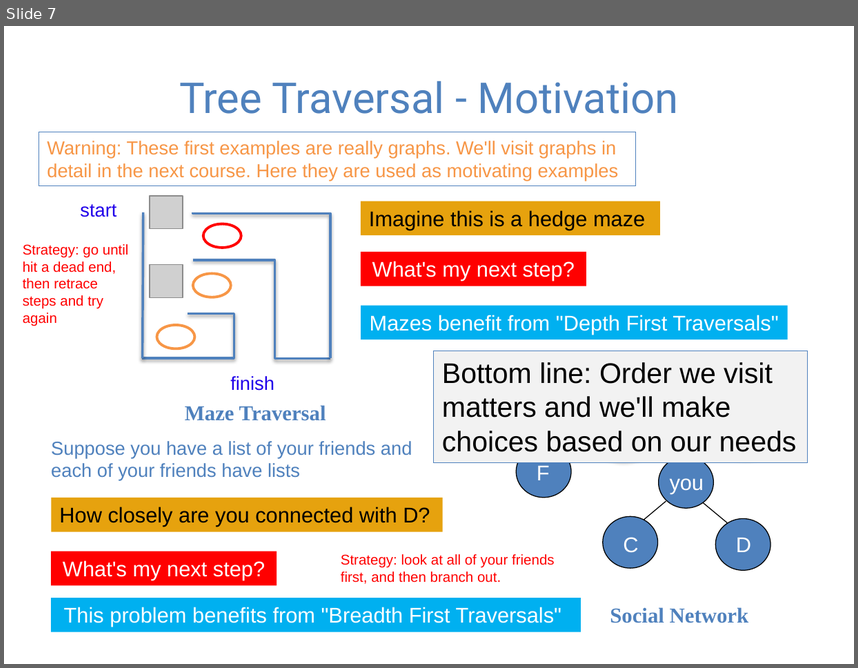
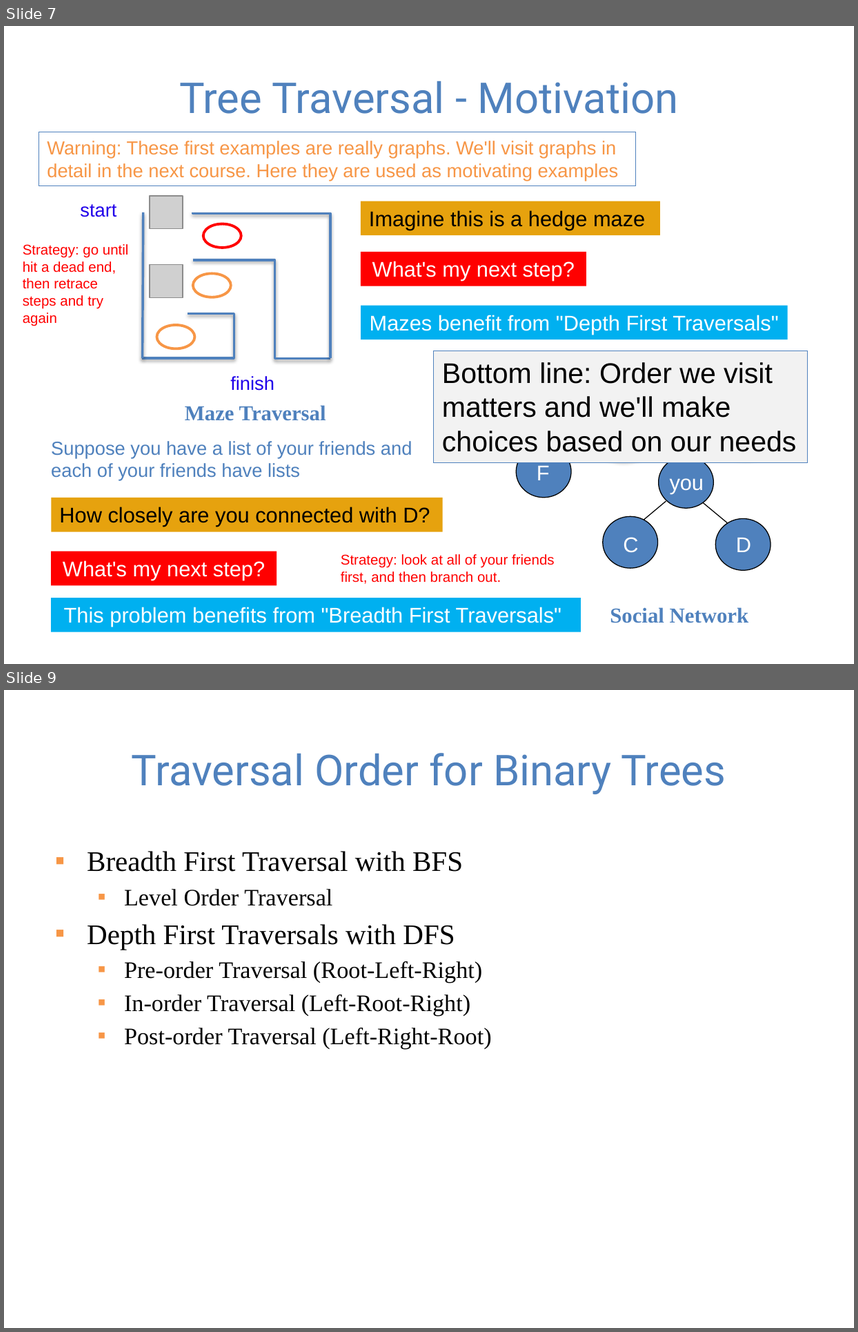
Before and after one commit to guhofstra/CSC111Fa25, a slide deck: PPTs/Lecture 8-binary search tree and trie.pptx. Shown one above the other, each under a label of ours: slide 7 before the commit, slides 7 and 9 after it; the slides between them are not shown. The pictures are 858x668 and 858x1332 pixels, drawn with LibreOffice and Linux fonts; fonts in the diff are those of the drawing; grey boxes stand for pictures. Boxes give left, top, right and bottom in pixels: in the first picture for what was removed or moved away, otherwise in the second. Text is boxed around its words. In the diff, an @@ line names an element or a change of style, - is before the commit and + after.

```diff
--- a/PPTs/Lecture 8-binary search tree and trie.pptx
+++ b/PPTs/Lecture 8-binary search tree and trie.pptx
@@ slide 9 added at (x1=4, y1=690, x2=854, y2=1328), background #FFFFFF @@
@@ title added at (x1=132, y1=753, x2=726, y2=794), 36 pt, text #4F81BD @@
+Traversal Order for Binary Trees
@@ text added at (x1=87, y1=851, x2=491, y2=1049), 20 pt, text #000000 @@
+▪ Breadth First Traversal with BFS
+  ▪ Level Order Traversal
+▪ Depth First Traversals with DFS
+  ▪ Pre-order Traversal (Root-Left-Right)
+  ▪ In-order Traversal (Left-Root-Right)
+  ▪ Post-order Traversal (Left-Right-Root)
```
Also in this commit, not shown: 8 slides changed, 12 other slides added, 6 other files.
